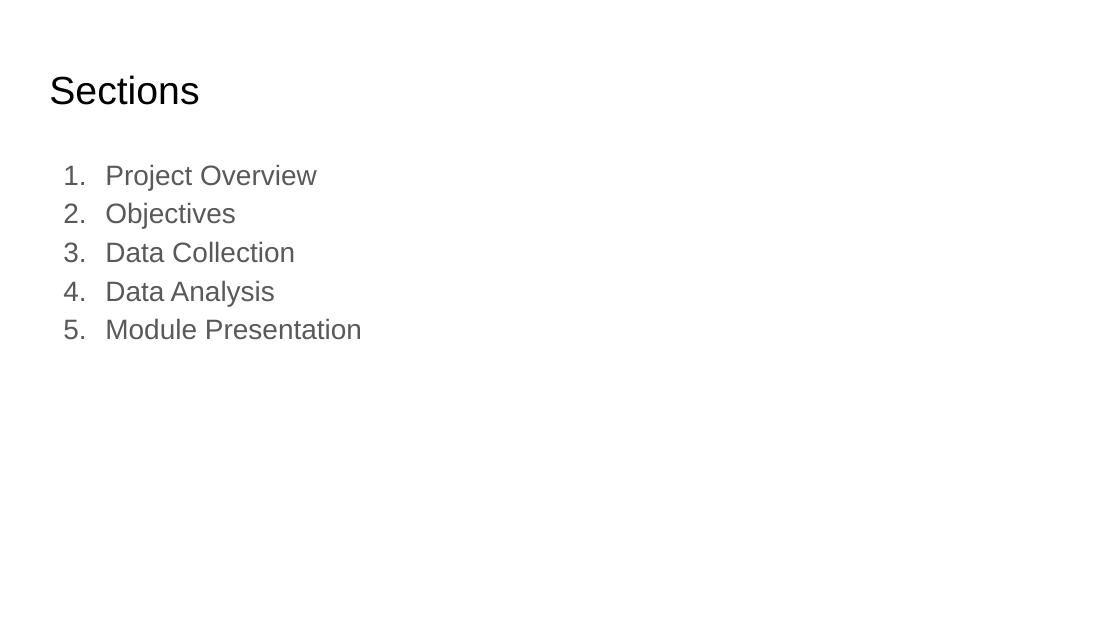
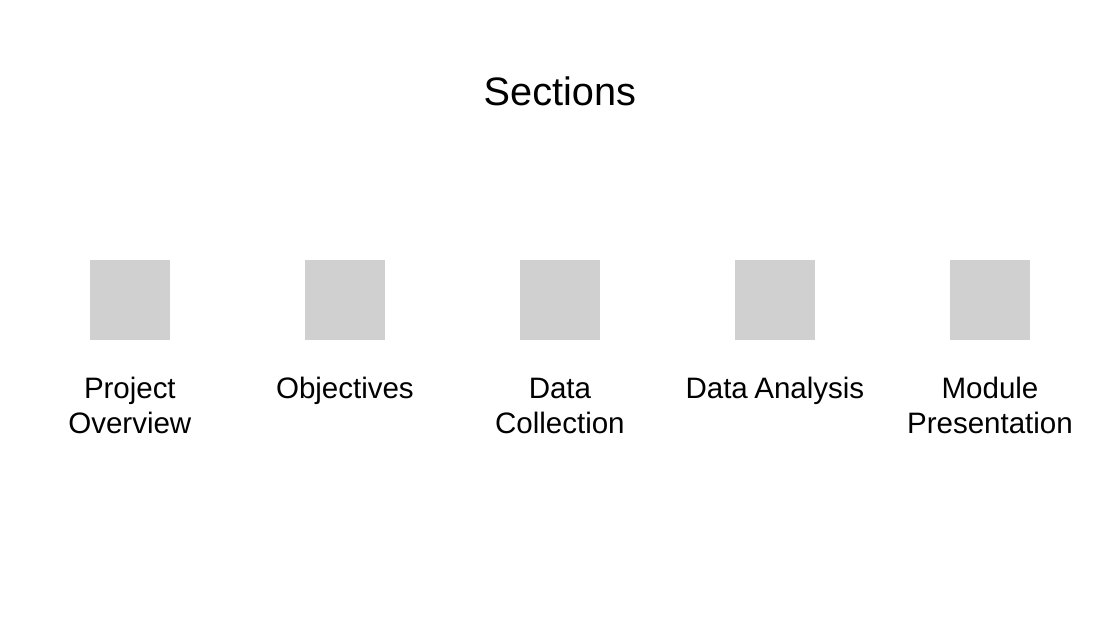
Before and after one commit to csawe/MTB, a slide deck: slide 2 of Documents/Presentation.pptx. Drawn at 1120x630 pixels with LibreOffice and Linux fonts; fonts in the diff are those of the drawing; grey boxes stand for pictures. Boxes give left, top, right and bottom in pixels: in the first picture for what was removed or moved away, otherwise in the second. Text is boxed around its words. In the diff, an @@ line names an element or a change of style, - is before the commit and + after.

```diff
--- a/Documents/Presentation.pptx
+++ b/Documents/Presentation.pptx
@@ title "Sections" at [484,76,636,106]: size 25.2 to 25.5 pt; alignment left to centre @@
@@ text removed at [105,164,362,340] @@
-1. Project Overview
-2. Objectives
-3. Data Collection
-4. Data Analysis
-5. Module Presentation
@@ group added at [68,259,1073,434]: 5 pictures, 5 texts @@
+Project Overview
+Objectives
+Data Collection
+Data Analysis
+Module Presentation
```
Also in this commit, not shown: 6 other slides changed, 6 other files.
